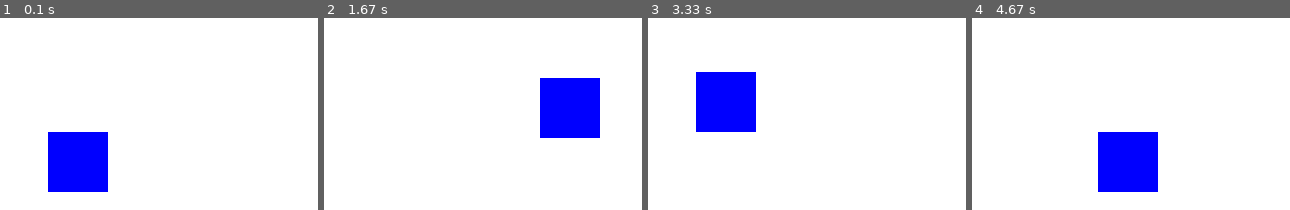
Above: before the commit, frames 1-4 (left to right).
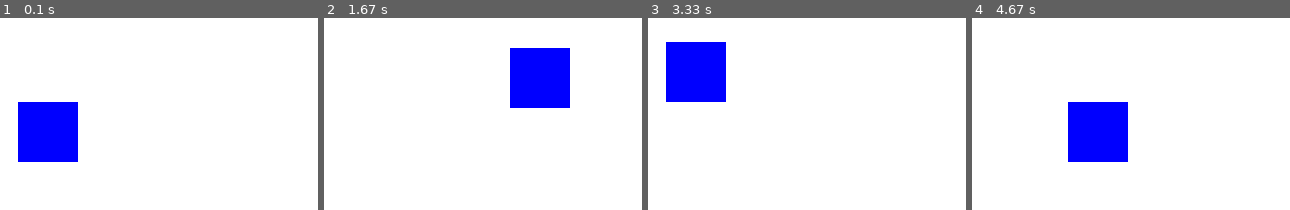
Above: after the commit, the same moments.

Repository: Leovalcante/pygame-exercises
Game: pygame game, started from basic_movement/game.py
The game is run twice, just before and just after one commit, with the same random seed, the same clock (stepped at 60 frames per second) and the same inputs.
Inputs:
- Up to frame 1 (0.1 s): no input
- Up to frame 2 (1.67 s): hold Right 0.33-0.8 s; hold Up 0.83-1.13 s; hold Right 1.17-1.63 s
- Up to frame 3 (3.33 s): hold Left 1.67-2.2 s; hold Down 2.23-2.53 s; hold Left 2.57-2.97 s; hold Up from 3 s (still down)
- Up to frame 4 (4.67 s): release Up at 3.37 s; hold Right 3.4-4.03 s; hold Down 4.07-4.43 s; hold Left from 4.47 s (still down)

The runs differ from the first frame. In frame 1, 8.8% of the frame differs, in the area x 5-34%, y 43-91%; in frame 2, 8.8%; in frame 3, 8.8%; in frame 4, 8.8%.

Commit message:
center player

Diff:
--- a/basic_movement/game.py
+++ b/basic_movement/game.py
@@ -16,10 +16,11 @@
         self.display = pygame.Surface(self.display_size)
         self.clock = pygame.time.Clock()
 
+        player_size = 20
         self.player = Player(
-            self.display.get_width() // 2,
-            self.display.get_height() // 2,
-            20,
+            self.display.get_width() // 2 - player_size // 2,
+            self.display.get_height() // 2 - player_size // 2,
+            player_size,
             pygame.Color("blue"),
         )
         self.movement = pygame.Vector2()
